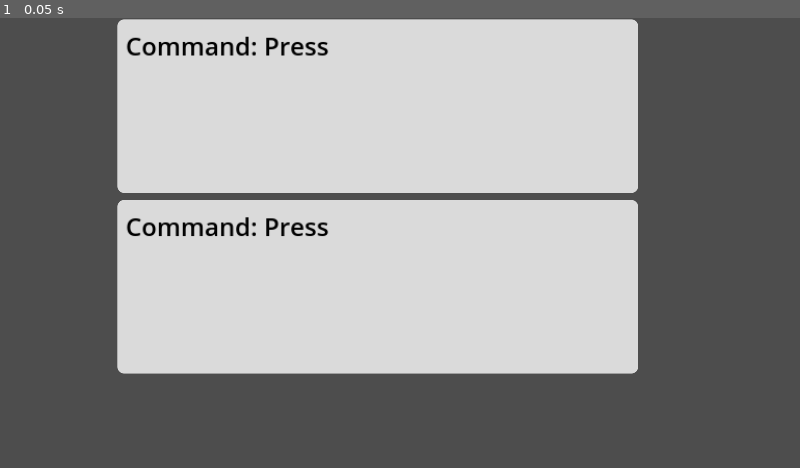
Above: before the commit, frame 1.
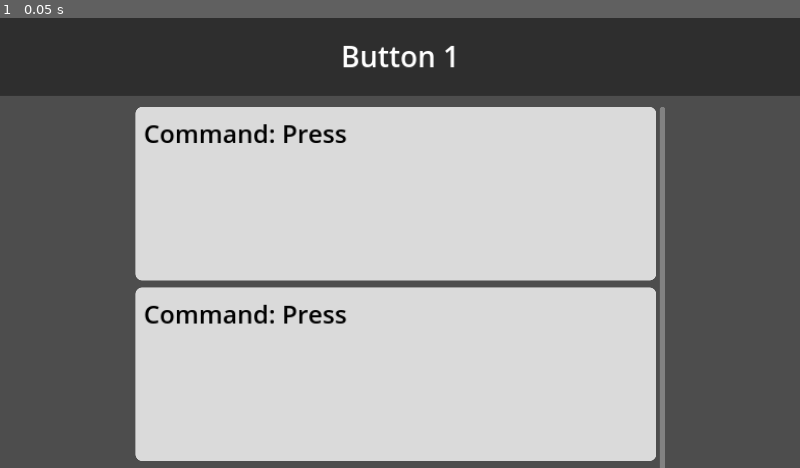
Above: after the commit, the same moment.

Repository: Lucasmoidel/stream-deck-ui
Game: Godot game, scene res://button_settings.tscn
Same seed, same stepped clock (60 frames per second), same inputs: the game is played once before the commit and once after it. This scene is started directly instead of the project's main scene.
Inputs:
- Up to frame 1 (0.05 s): no input

The runs differ from the first frame. In frame 1, 38% of the frame differs, in the area x 0-100%, y 0-100%.

Commit message:
fefef

Diff:
--- a/button_settings.tscn
+++ b/button_settings.tscn
@@ -13,15 +13,13 @@
 [node name="scroll" type="ScrollContainer" parent="."]
 layout_direction = 1
 layout_mode = 1
-anchors_preset = 8
-anchor_left = 0.5
-anchor_top = 0.5
-anchor_right = 0.5
-anchor_bottom = 0.5
-offset_left = -407.0
-offset_top = -322.0
-offset_right = 742.0
-offset_bottom = 327.0
+anchors_preset = -1
+anchor_left = 0.168837
+anchor_top = 0.157407
+anchor_right = 0.831163
+anchor_bottom = 1.15895
+offset_top = 26.0
+offset_bottom = 26.0
 grow_horizontal = 2
 grow_vertical = 2
 
@@ -39,3 +37,31 @@
 [node name="lol2" parent="scroll/WORK" instance=ExtResource("1_3vsg2")]
 custom_minimum_size = Vector2(0, 250)
 layout_mode = 2
+
+[node name="bg" type="Panel" parent="."]
+layout_mode = 1
+anchors_preset = 5
+anchor_left = 0.5
+anchor_right = 0.5
+offset_left = -603.5
+offset_right = 603.5
+offset_bottom = 112.0
+grow_horizontal = 2
+
+[node name="info" type="Label" parent="bg"]
+layout_mode = 1
+anchors_preset = 8
+anchor_left = 0.5
+anchor_top = 0.5
+anchor_right = 0.5
+anchor_bottom = 0.5
+offset_left = -162.5
+offset_top = -49.5
+offset_right = 162.5
+offset_bottom = 49.5
+grow_horizontal = 2
+grow_vertical = 2
+theme_override_font_sizes/font_size = 41
+text = "Button 1"
+horizontal_alignment = 1
+vertical_alignment = 1
